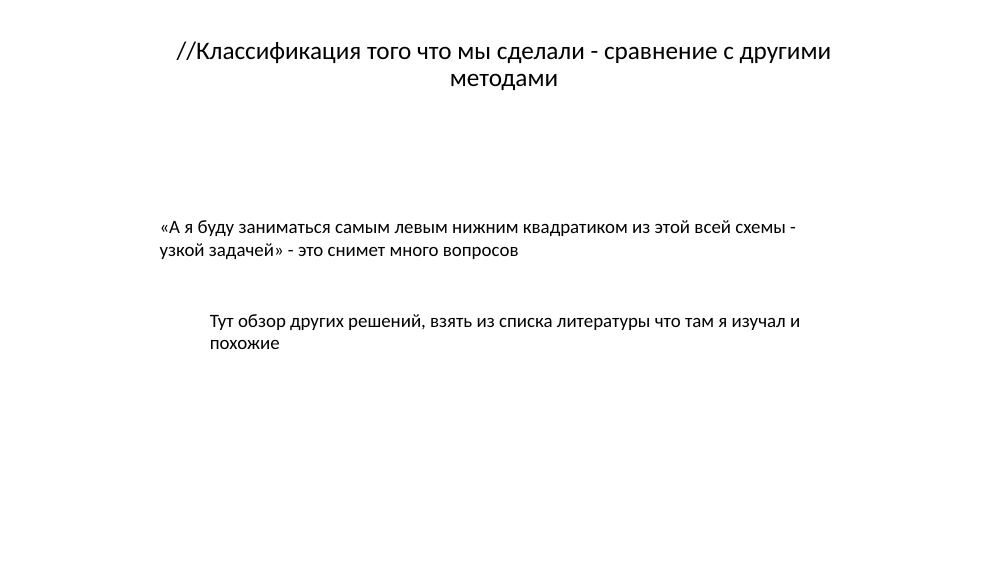
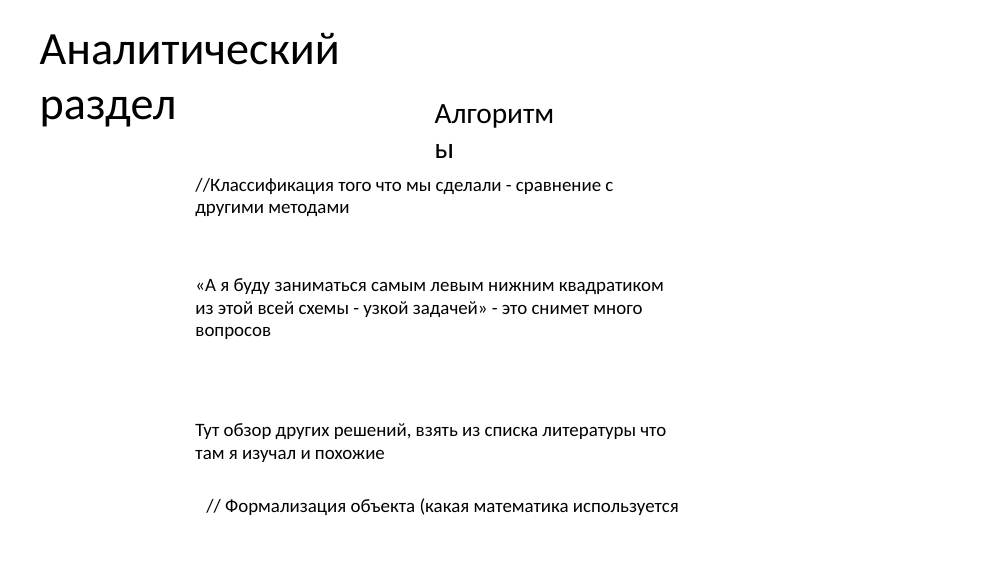
Before and after one commit to Kirmark/bachelor-qualification-work, a slide deck: slide 4 of presentation/presentation.pptx. Drawn at 1008x567 pixels with LibreOffice and Linux fonts; fonts in the diff are those of the drawing. Boxes give left, top, right and bottom in pixels: in the first picture for what was removed or moved away, otherwise in the second. Text is boxed around its words. In the diff, an @@ line names an element or a change of style, - is before the commit and + after.

```diff
--- a/presentation/presentation.pptx
+++ b/presentation/presentation.pptx
@@ text added at (40,32,340,127), 44 pt, text #000000 @@
+Аналитический раздел
@@ text added at (427,91,581,134), 28 pt, text #000000 @@
+Алгоритмы
@@ text "//Классификация того что мы сделали ...": place and size @@
-text "//Классификация того что мы сделали ..." at (177,41,831,90)
+text "//Классификация того что мы сделали ..." at (195,178,613,216)
@@ text "//Классификация того что мы сделали ..." at (195,178,613,216): size 24 to 18 pt; alignment centre to left; line spacing 0.9 to 1; less space between paragraphs @@
@@ text "«А я буду заниматься самым ..." rewrapped from (160,220,786,259) to (195,278,664,339) @@
@@ text "Тут обзор других решений, взять ..." rewrapped from (210,314,800,349) to (195,423,666,462) @@
@@ text added at (225,498,679,515), 18 pt, text #000000 @@
+// Формализация объекта (какая математика используется
```
Also in this commit, not shown: 6 other slides changed, 4 slides added, 2 slides removed, 31 other files.
